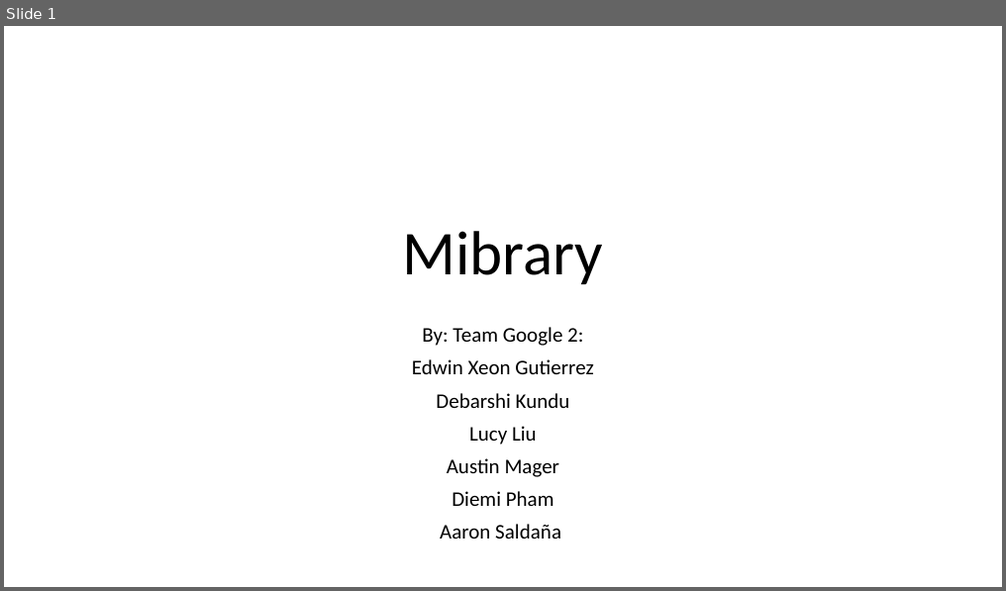
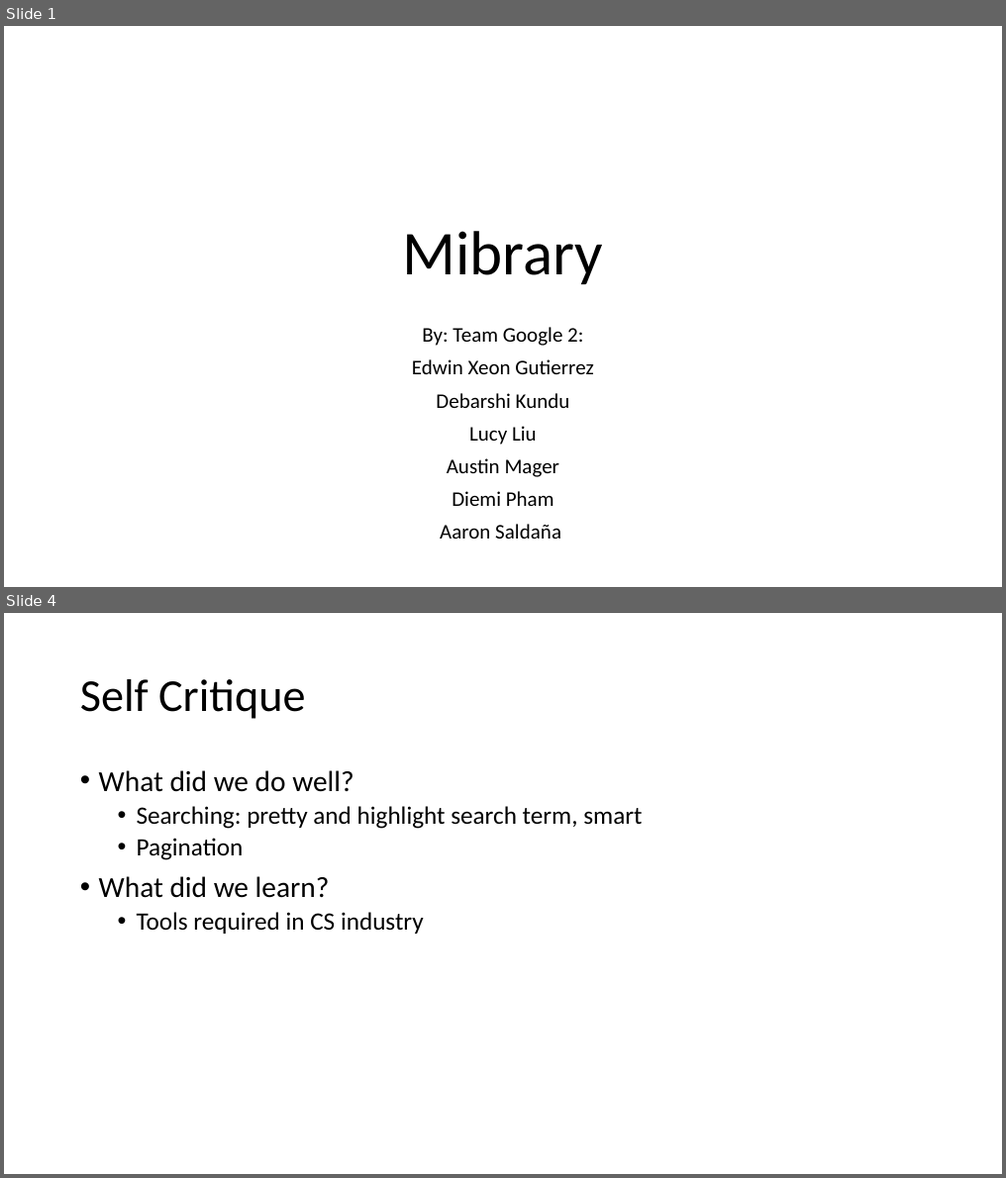
Before and after one commit to pdiemi/mibrary, a slide deck: Mibrary.pptx. Shown one above the other, each under a label of ours: slide 1 before the commit, slides 1 and 4 after it; the slides between them are not shown. The pictures are 1006x591 and 1006x1178 pixels, drawn with LibreOffice and Linux fonts; fonts in the diff are those of the drawing. Boxes give left, top, right and bottom in pixels: in the first picture for what was removed or moved away, otherwise in the second. Text is boxed around its words. In the diff, an @@ line names an element or a change of style, - is before the commit and + after.

```diff
--- a/Mibrary.pptx
+++ b/Mibrary.pptx
@@ slide 4 added at bbox=[4, 613, 1002, 1174], background #FFFFFF @@
@@ title added at bbox=[80, 679, 305, 719], 44 pt, text #000000 @@
+Self Critique
@@ text added at bbox=[99, 770, 642, 934], 24 pt, text #000000 @@
+• What did we do well?
+  • Searching: pretty and highlight search term, smart
+  • Pagination
+• What did we learn?
+  • Tools required in CS industry
```
Also in this commit, not shown: 5 other slides added, 1 slide removed, 3 other files.
